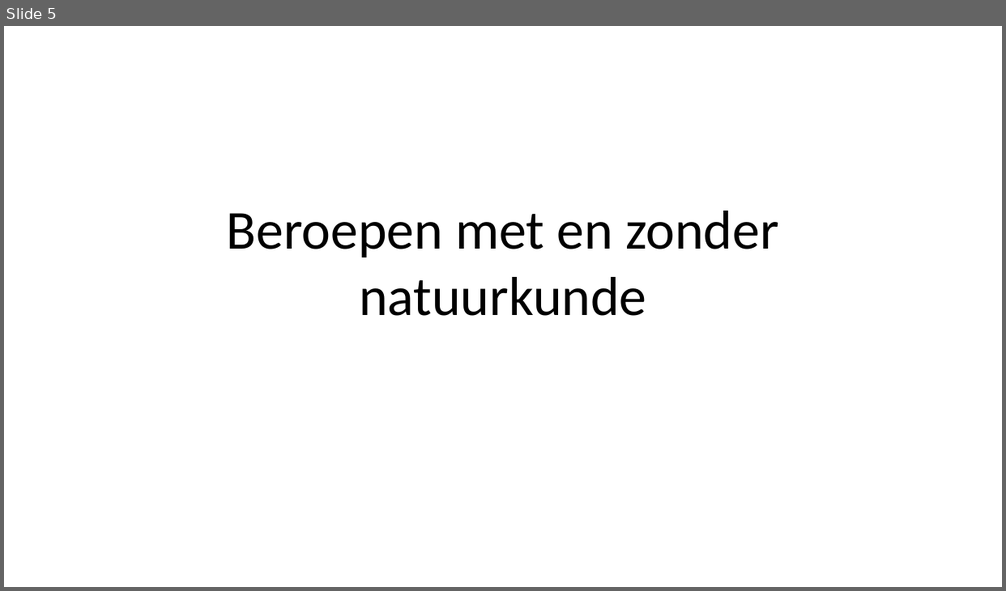
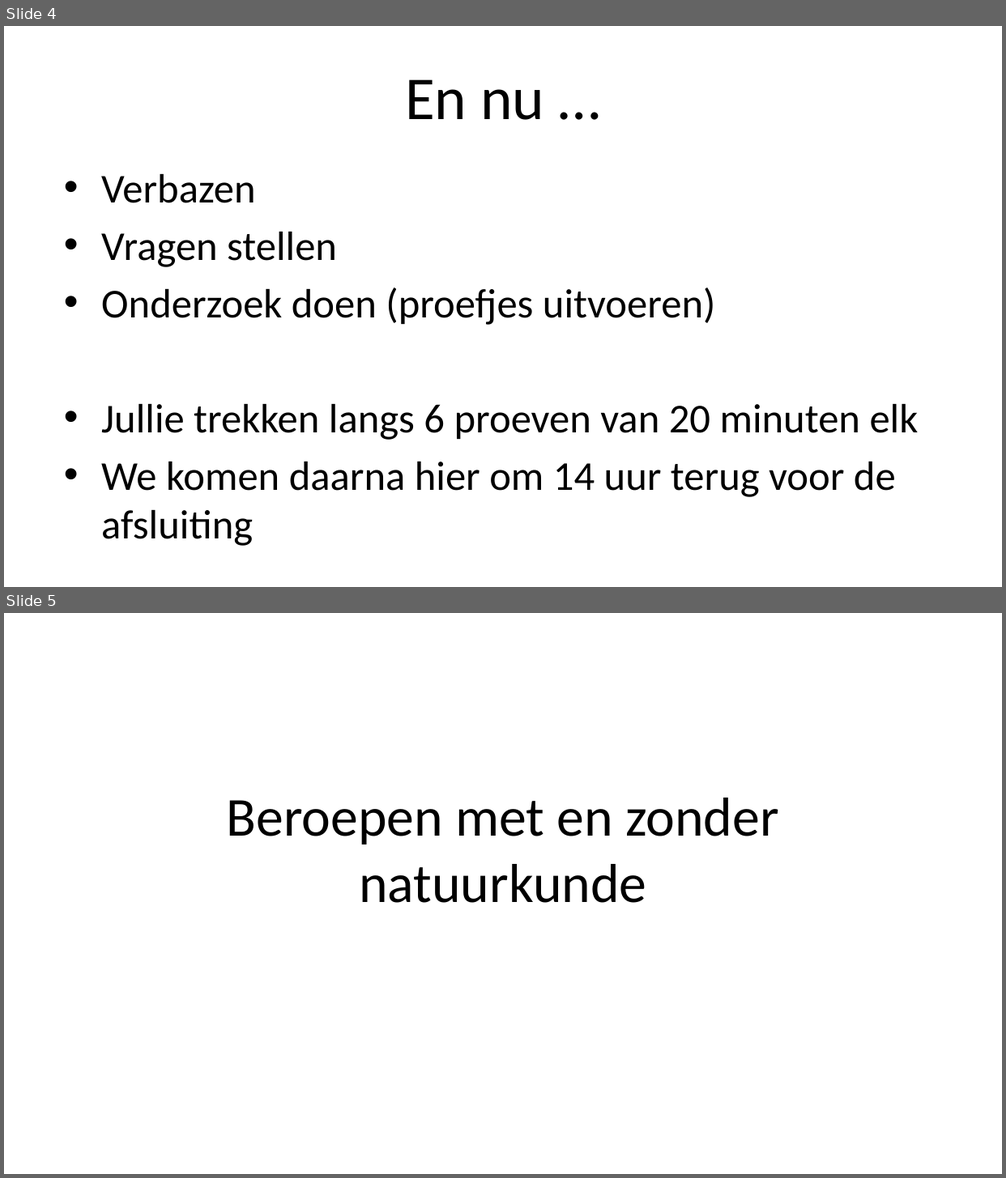
Before and after one commit to hansdejongehv/Weekendschool-Natuurkunde-Physics, a slide deck: Beroepen/Natuurkunde - Intro & beroepen v0.6.pptx. Shown one above the other, each under a label of ours: slide 5 before the commit, slides 4 and 5 after it. The pictures are 1006x591 and 1006x1178 pixels, drawn with LibreOffice and Linux fonts; fonts in the diff are those of the drawing. Boxes give left, top, right and bottom in pixels: in the first picture for what was removed or moved away, otherwise in the second. Text is boxed around its words. In the diff, an @@ line names an element or a change of style, - is before the commit and + after.

Commit message:
Bijwerken van de proeven

```diff
--- a/Beroepen/Natuurkunde - Intro & beroepen v0.6.pptx
+++ b/Beroepen/Natuurkunde - Intro & beroepen v0.6.pptx
@@ slide 4 added at bbox=[4, 26, 1002, 587], background #FFFFFF @@
@@ title added at bbox=[405, 79, 544, 120], 44 pt, text #000000 @@
+En nu …
@@ text added at bbox=[101, 174, 918, 546], 29.6 pt, text #000000 @@
+• Verbazen
+• Vragen stellen
+• Onderzoek doen (proefjes uitvoeren)
+• Jullie trekken langs 6 proeven van 20 minuten elk
+• We komen daarna hier om 14 uur terug voor de afsluiting
```
Also in this commit, not shown: 1 slide removed, 14 other files.
